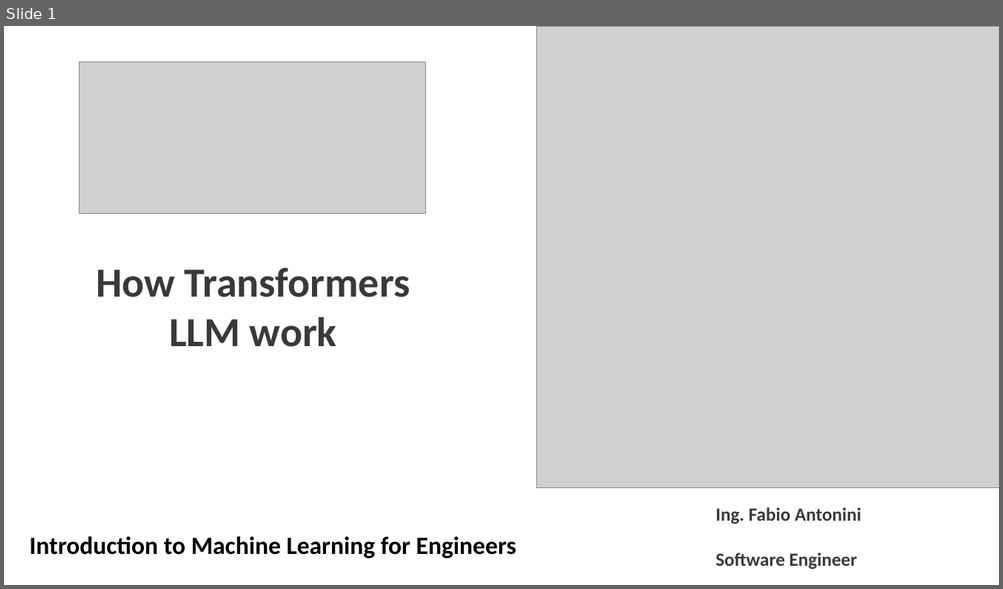
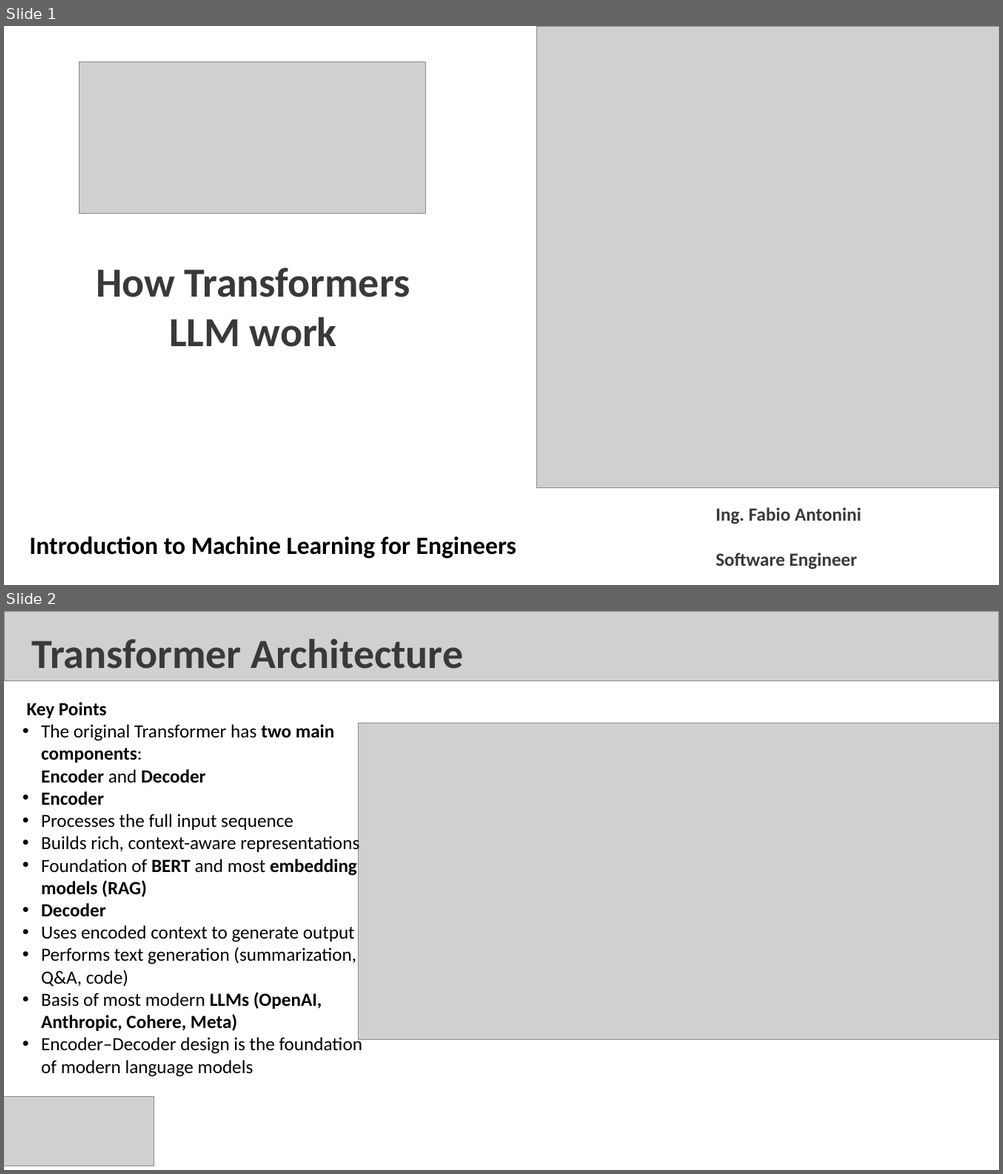
Before and after one commit to fabioantonini/dlai-short-courses, a slide deck: How Transformer LLMs Work/Slides/HowTransformersLLMwork.pptx. Shown one above the other, each under a label of ours: slide 1 before the commit, slides 1 and 2 after it. The pictures are 1003x589 and 1003x1174 pixels, drawn with LibreOffice and Linux fonts; fonts in the diff are those of the drawing; grey boxes stand for pictures; background and template pictures are left out. Boxes give left, top, right and bottom in pixels: in the first picture for what was removed or moved away, otherwise in the second. Text is boxed around its words. In the diff, an @@ line names an element or a change of style, - is before the commit and + after.

Commit message:
new pictures and pptx updated

```diff
--- a/How Transformer LLMs Work/Slides/HowTransformersLLMwork.pptx
+++ b/How Transformer LLMs Work/Slides/HowTransformersLLMwork.pptx
@@ slide 2 added at [4,611,999,1170], background #FFFFFF @@
@@ picture added at [4,611,999,681] @@
@@ text added at [31,638,463,669], 40 pt, text #3B3838, bold @@
+Transformer Architecture
@@ text added at [27,702,362,1077], 18 pt, text #000000 @@
+Key Points
+• The original Transformer has two main components:
+  Encoder and Decoder
+• Encoder
+  • Processes the full input sequence
+  • Builds rich, context-aware representations
+  • Foundation of BERT and most embedding models (RAG)
+• Decoder
+  • Uses encoded context to generate output
+  • Performs text generation (summarization, Q&A, code)
+  • Basis of most modern LLMs (OpenAI, Anthropic, Cohere, Meta)
+• Encoder–Decoder design is the foundation of modern language models
@@ picture added at [358,723,999,1040] @@
@@ picture added at [4,1096,154,1167] @@
```
Also in this commit, not shown: 12 other slides added, 1 slide removed, 17 other files.
